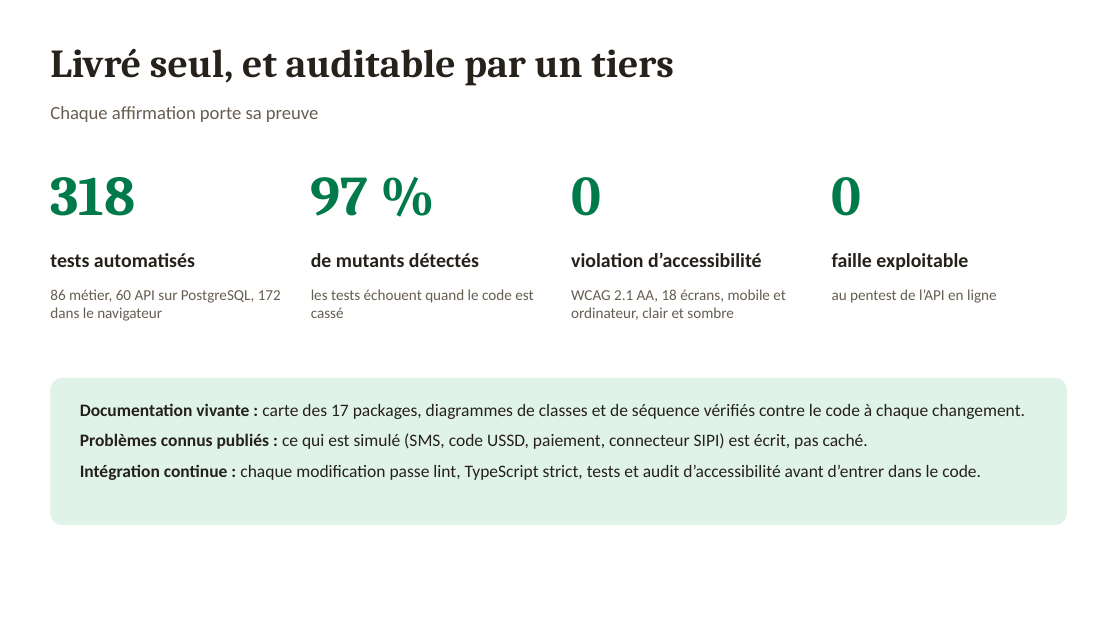
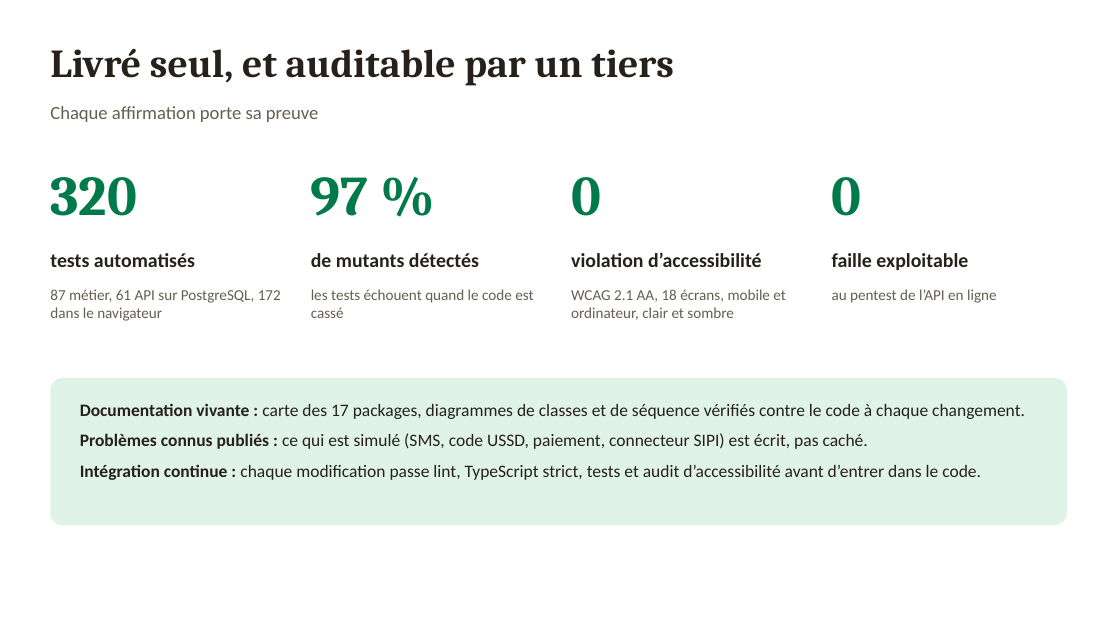
Before and after one commit to misterkante/alerteagri, a slide deck: slide 11 of docs/presentation/AlerteAgri-presentation.pptx. Drawn at 1120x630 pixels with LibreOffice and Linux fonts; fonts in the diff are those of the drawing. Boxes give left, top, right and bottom in pixels: in the first picture for what was removed or moved away, otherwise in the second. Text is boxed around its words. In the diff, an @@ line names an element or a change of style, - is before the commit and + after.

```diff
--- a/docs/presentation/AlerteAgri-presentation.pptx
+++ b/docs/presentation/AlerteAgri-presentation.pptx
@@ text at (50,177,137,216): text changed @@
-318
+320
@@ text at (50,289,281,321): text changed @@
-86 métier, 60 API sur PostgreSQL, 172 dans le navigateur
+87 métier, 61 API sur PostgreSQL, 172 dans le navigateur
```
Also in this commit, not shown: 1 other slide changed, 4 other files.
